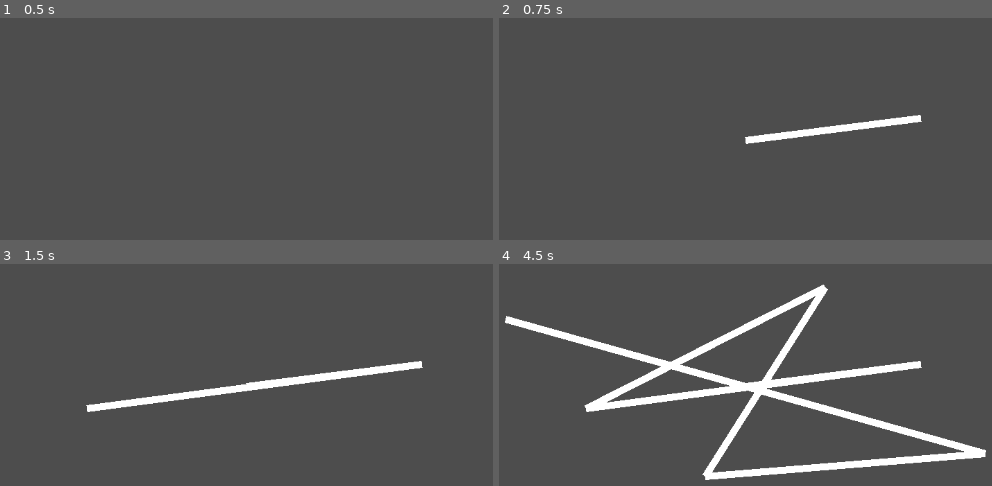
Above: before the commit, frames 1-4 (two rows, left to right).
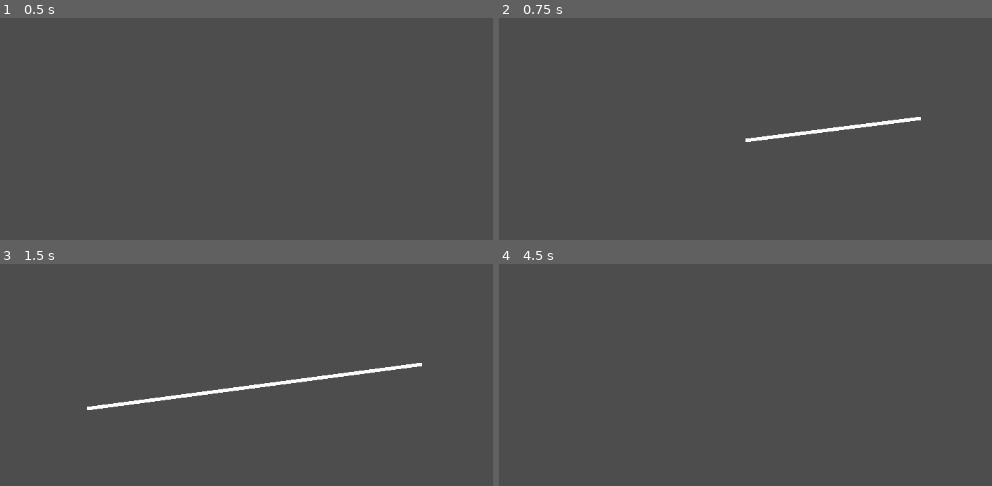
Above: after the commit, the same moments.

Repository: Jcodefox/GMTK-2025
Game: Godot game, scene res://scenes/objects/lasso.tscn
Same seed, same stepped clock (60 frames per second), same inputs: the game is played once before the commit and once after it. This scene is started directly instead of the project's main scene.
Inputs (mouse positions are in pixels of both pictures, inside the frame that each line leads up to):
- Up to frame 1 (0.5 s): no input
- Up to frame 2 (0.75 s): tap Enter at 0.5 s; move the mouse to (922, 117) at 0.52 s
- Up to frame 3 (1.5 s): tap Space at 1.25 s; move the mouse to (88, 408) at 1.27 s
- Up to frame 4 (4.5 s): tap Enter at 2, 3.5 s; move the mouse to (824, 288) at 2.02 s; tap Space at 2.75, 4.25 s; move the mouse to (706, 477) at 2.77 s; move the mouse to (987, 454) at 3.52 s; move the mouse to (503, 319) at 4.27 s

Frame 1 is identical in both runs. In frame 2, 0.7% of the frame differs, in the area x 49-86%, y 43-57%; in frame 3, 1.5%; in frame 4, 11%, in the area x 1-99%, y 9-98%.

Commit message:
Improve lasso code

Diff:
--- a/scenes/objects/lasso.tscn
+++ b/scenes/objects/lasso.tscn
@@ -3,4 +3,5 @@
 [ext_resource type="Script" uid="uid://b6lsnmkiiqj30" path="res://scripts/lasso_draw_test.gd" id="1_iatq8"]
 
 [node name="Lasso" type="Line2D"]
+width = 5.0
 script = ExtResource("1_iatq8")
--- a/scripts/lasso_draw_test.gd
+++ b/scripts/lasso_draw_test.gd
@@ -1,7 +1,41 @@
 extends Line2D
 
+@export var min_length: float = 50
+@export var closed_margin: float = 5
 var mouse_points: PackedVector2Array = []
 
 func _physics_process(delta: float) -> void:
-	mouse_points.push_back(get_global_mouse_position())
+	mouse_points.push_back(get_local_mouse_position())
 	points = mouse_points
+	while _sum_distance() > 500:
+		mouse_points.remove_at(0)
+	if _is_closed():
+		print("Closed")
+
+func _sum_distance() -> float:
+	var sum: float = 0.0
+	for i in range(1, mouse_points.size()):
+		sum += mouse_points[i].distance_to(mouse_points[i-1])
+	return sum
+
+func _inline_distance(a: int, b: int) -> float:
+	if a > b:
+		var tmp: int = b
+		b = a
+		a = tmp
+	var sum: float = 0.0
+	for i in range(a + 1, b):
+		sum += mouse_points[i].distance_to(mouse_points[i - 1])
+	return sum
+
+func _is_closed() -> bool:
+	if _sum_distance() < min_length:
+		return false
+	if mouse_points.size() == 0:
+		return false
+
+	for i in range(0, mouse_points.size() - 1):
+		if mouse_points[i].distance_to(mouse_points[mouse_points.size() - 1]) < closed_margin:
+			return true
+
+	return false
